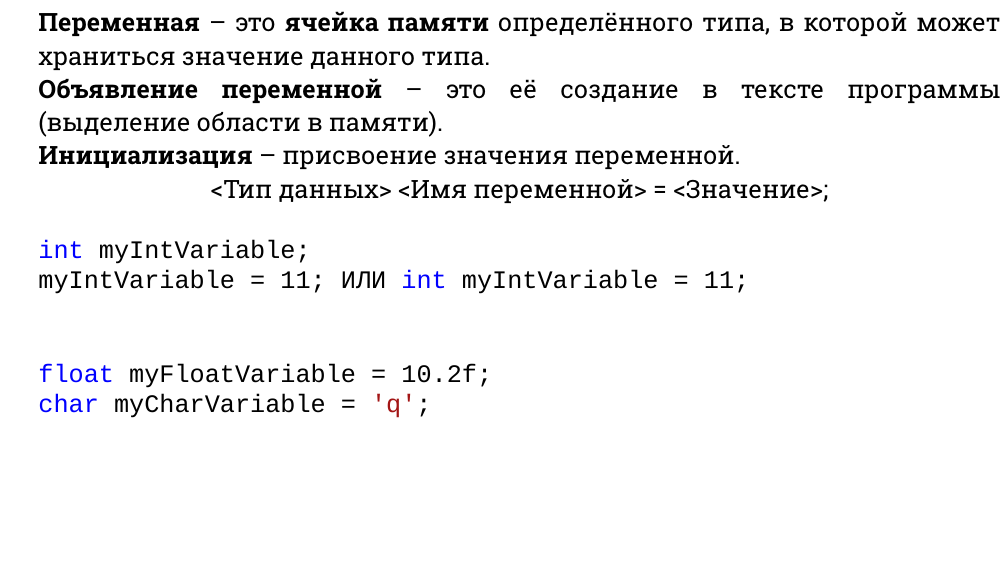
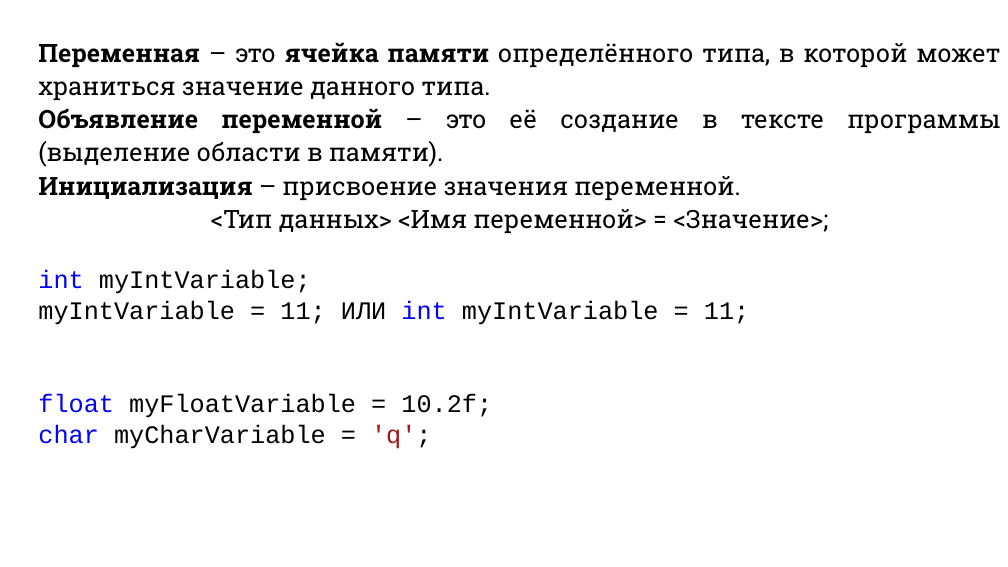
Before and after one commit to DaniilKlyukin/ITiP-1, a slide deck: slide 24 of Лекции/ИТиП лек 1.pptx. Drawn at 1008x567 pixels with LibreOffice and Linux fonts; fonts in the diff are those of the drawing. Boxes give left, top, right and bottom in pixels: in the first picture for what was removed or moved away, otherwise in the second. Text is boxed around its words. In the diff, an @@ line names an element or a change of style, - is before the commit and + after.

```diff
--- a/Лекции/ИТиП лек 1.pptx
+++ b/Лекции/ИТиП лек 1.pptx
@@ text "Переменная – это ячейка памяти ...": place and size @@
-text "Переменная – это ячейка памяти ..." at (38, 11, 1000, 418)
+text "Переменная – это ячейка памяти ..." at (38, 42, 1000, 449)
```
Also in this commit, not shown: 3 other slides changed, 9 other files.
